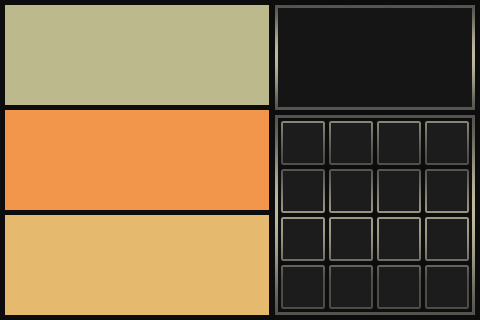
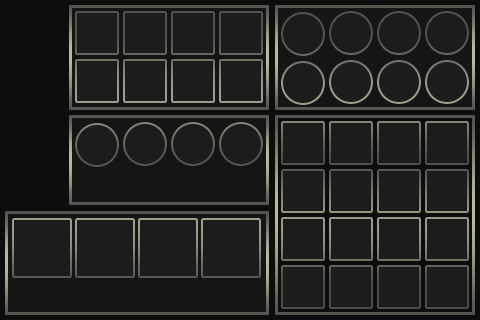
The second 480 x 320 image is a revision of the first. Changes to its layers:
added group "Pads copy" (1st of 2) with 4 layers above "Pads copy" over [14, 220, 259, 276]
added layer "Rectangle 1 copy 14" in group "Pads copy" over [203, 220, 259, 276]
added layer "Rectangle 1 copy 13" in group "Pads copy" over [140, 220, 196, 276]
added layer "Rectangle 1 copy 12" in group "Pads copy" over [77, 220, 133, 276]
added layer "Rectangle 1 copy 9" (1st of 9, in "Pads copy") in group "Pads copy" over [14, 220, 70, 276]
added group "Pads copy" (2nd of 2) with 8 layers above "Group 1 copy" over [77, 13, 261, 101]
added layer "Rectangle 1 copy 9" (2nd of 9, in "Pads copy") in group "Pads copy" over [77, 13, 117, 53]
added layer "Rectangle 1 copy 9" (3rd of 9, in "Pads copy") in group "Pads copy" over [125, 13, 165, 53]
added layer "Rectangle 1 copy 9" (4th of 9, in "Pads copy") in group "Pads copy" over [173, 13, 213, 53]
added layer "Rectangle 1 copy 9" (5th of 9, in "Pads copy") in group "Pads copy" over [221, 13, 261, 53]
added layer "Rectangle 1 copy 8" (1st of 2, in "Pads copy") in group "Pads copy" over [77, 61, 117, 101]
added layer "Rectangle 1 copy 7" (1st of 2, in "Pads copy") in group "Pads copy" over [125, 61, 165, 101]
added layer "Rectangle 1 copy 6" (1st of 2, in "Pads copy") in group "Pads copy" over [173, 61, 213, 101]
added layer "Rectangle 1 copy 5" (1st of 2, in "Pads copy") in group "Pads copy" over [221, 61, 261, 101]
added group "Group 1 copy" with 4 layers above "Group 1" over [77, 124, 261, 165]
added layer "Ellipse 1 copy 4" (1st of 8, in "Group 1 copy") in group "Group 1 copy" over [221, 124, 261, 164]
added group "Group 1" with 8 layers above "Rectangle 1 copy 4" over [283, 13, 467, 103]
painted on "Rectangle 1 copy 3" over [5, 5, 269, 110]
painted on "Rectangle 1 copy 2" over [5, 110, 269, 210]
painted on "Rectangle 1 copy" over [5, 211, 269, 315]
…and 11 more changes (11 added)